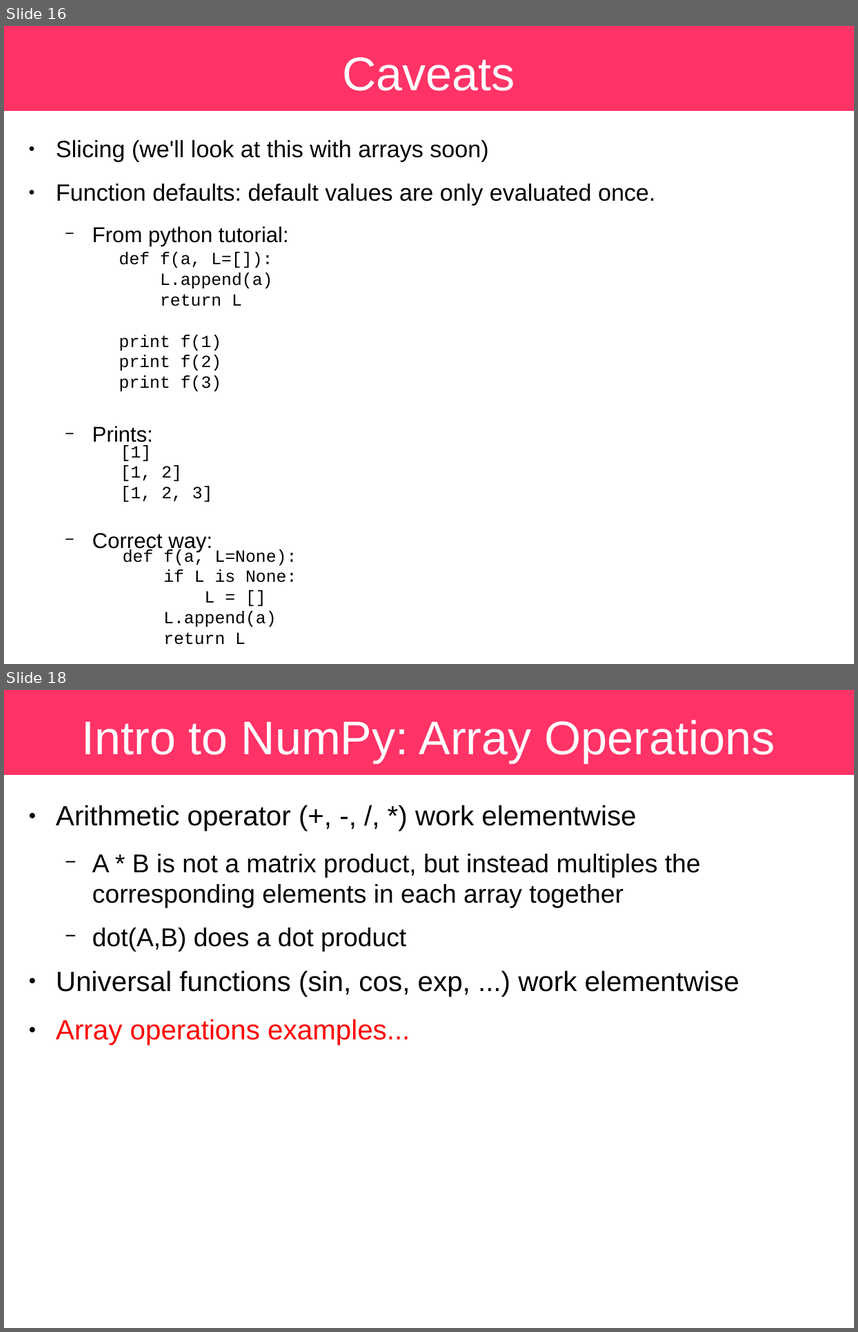
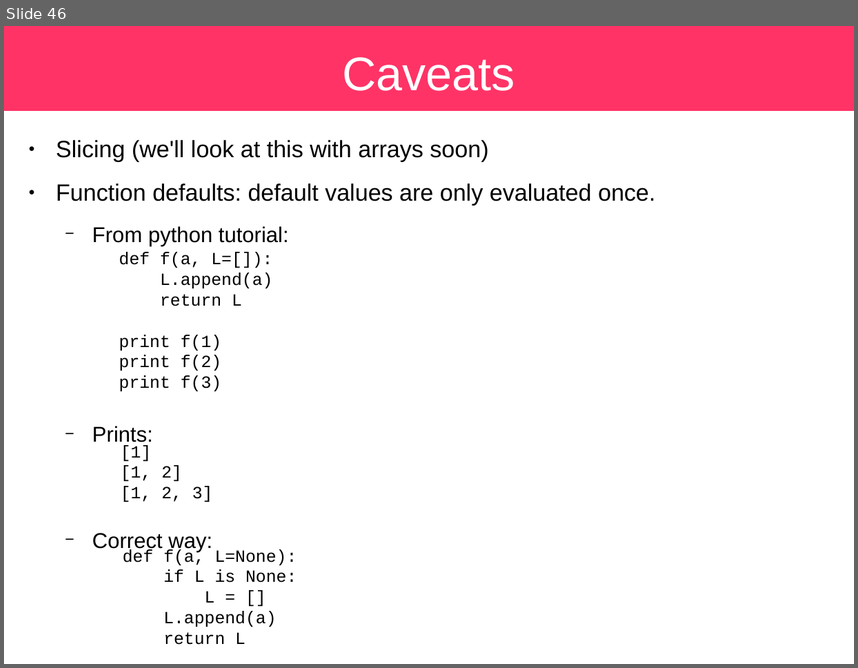
Before and after one commit to sbu-python-class/python-science, a slide deck: lectures/01-python/python.odp. Shown one above the other, each under a label of ours: slides 16 and 18 before the commit, slide 46 after it; the slides between them are not shown. The pictures are 858x1332 and 858x668 pixels, drawn with LibreOffice and Linux fonts; fonts in the diff are those of the drawing. Boxes give left, top, right and bottom in pixels: in the first picture for what was removed or moved away, otherwise in the second. Text is boxed around its words. In the diff, an @@ line names an element or a change of style, - is before the commit and + after.

```diff
--- a/lectures/01-python/python.odp
+++ b/lectures/01-python/python.odp
@@ slide 18 removed at (4, 690, 854, 1328), background #FFFFFF; not listed: 1 template element that a slide beside it also shows @@
@@ title removed at (82, 720, 775, 763) @@
-Intro to NumPy: Array Operations
@@ text removed at (56, 805, 740, 1045) @@
-● Arithmetic operator (+, -, /, *) work elementwise
-  − A * B is not a matrix product, but instead multiples the corresponding elements in each array together
-  − dot(A,B) does a dot product
-● Universal functions (sin, cos, exp, ...) work elementwise
-● Array operations examples...
@@ what was slide 16 is now slide 46 @@
```
Also in this commit, not shown: 31 slides added, 11 other slides removed, 1 other file.
